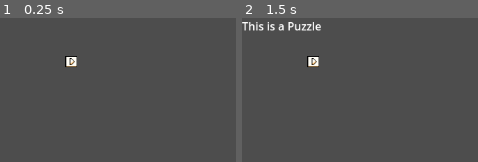
Above: before the commit, frames 1-2 (left to right).
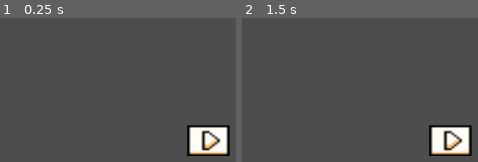
Above: after the commit, the same moments.

Repository: Catnip-05/Game-Assets
Game: Godot game, scene res://scenes/clickable.tscn
The game is run twice, just before and just after one commit, with the same random seed, the same clock (stepped at 60 frames per second) and the same inputs. This scene is started directly instead of the project's main scene.
Inputs (mouse positions are in pixels of both pictures, inside the frame that each line leads up to):
- Up to frame 1 (0.25 s): no input
- Up to frame 2 (1.5 s): tap Enter (ui_accept) at 0.5, 0.77, 1.25 s; move the mouse to (315, 61) at 0.52 s; hold Right (ui_right) from 0.53 s (still down); click (315, 61) at 0.67 s; move the mouse to (outside the picture) at 1.27 s

The runs differ from the first frame. In frame 1, 4.1% of the frame differs, in the area x 27-98%, y 26-96%; in frame 2, 5.1%, in the area x 0-98%, y 2-96%.

Commit message:
adjust size

Diff:
--- a/spacebar/scenes/clickable.tscn
+++ b/spacebar/scenes/clickable.tscn
@@ -4,16 +4,18 @@
 [ext_resource type="Script" path="res://scripts/clickable.gd" id="1_ujjnw"]
 
 [sub_resource type="RectangleShape2D" id="RectangleShape2D_24yow"]
+size = Vector2(76, 53)
 
 [node name="Clickable" type="Area2D"]
 script = ExtResource("1_ujjnw")
 
 [node name="Sprite2D" type="Sprite2D" parent="."]
-position = Vector2(103, 63)
+position = Vector2(300.5, 177)
+scale = Vector2(3.58824, 2.75)
 texture = ExtResource("1_rghkf")
 
 [node name="CollisionShape2D" type="CollisionShape2D" parent="."]
-position = Vector2(104, 63)
+position = Vector2(300, 176.5)
 shape = SubResource("RectangleShape2D_24yow")
 
 [node name="Label" type="Label" parent="."]
--- a/spacebar/scripts/clickable.gd
+++ b/spacebar/scripts/clickable.gd
@@ -12,3 +12,5 @@
 	if event is InputEventMouseButton and event.pressed:
 		if event.button_index == MOUSE_BUTTON_LEFT:
 			show_popup()
+
+# timer optional
